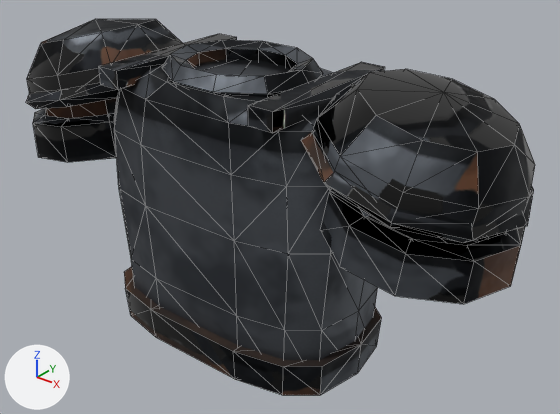
One commit to the FBX model modelos/catalogo/armaduras/armadura_hierro/armadura_hierro.fbx: the scene before it, then after it.
Rendered twice from a 50 mm camera at (0.037, -0.0417, 0.0268) aimed at (0.0022, 0.0018, -0.0002). Lighting does not change. The marker at lower left points along +X, +Y and +Z. The older version comes first. Mesh edges are drawn as thin lines. Where no turn or scale is listed for an object, it has been applied to the vertices.

In view in the first picture: 'armadura_hierro_hombrera_der', 'armadura_hierro_hombrera_izq', 'armadura_hierro_peto'.
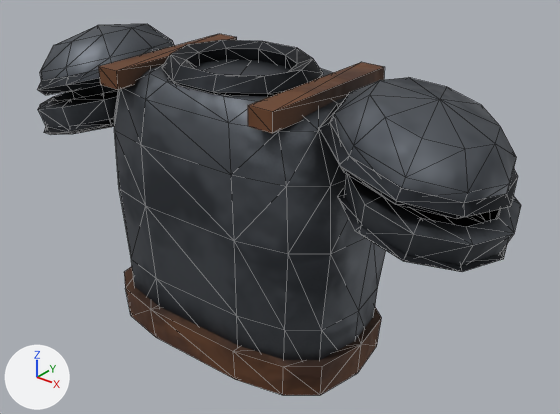
Where the change shows, as pixel boxes (x1, y1, x2, y2) in the pictures (560 x 414 px; the box of a moved part takes in the faces that stretch with it):
'armadura_hierro_hombrera_izq', reshaped (14% narrower, 17% shorter)
    before: (301, 69, 535, 304)
    after: (319, 78, 521, 272)
'armadura_hierro_hombrera_der', reshaped (12% narrower, 22% shorter)
    before: (26, 19, 183, 162)
    after: (37, 24, 175, 135)
part 1 of me_armadura_hierro_hombrera_der_001, moved or reshaped
    before: (26, 84, 119, 109)
    after: (37, 69, 100, 95)
part 2 of me_armadura_hierro_hombrera_der_001, rebuilt
    before: (33, 98, 117, 162)
    after: (44, 119, 114, 135)
part 3 of me_armadura_hierro_hombrera_der_001, rebuilt (13% narrower, 24% shorter)
    before: (27, 19, 183, 94)
    after: (40, 24, 175, 81)
part 4 of me_armadura_hierro_hombrera_der_001, added
    after: (38, 85, 118, 128)
part 5 of me_armadura_hierro_peto_001, surface changed
    both: (99, 34, 385, 395)
part 6 of me_armadura_hierro_hombrera_izq_001, moved or reshaped
    before: (301, 133, 534, 242)
    after: (319, 102, 518, 219)
part 7 of me_armadura_hierro_hombrera_izq_001, rebuilt (17% narrower, 25% shorter)
    before: (320, 191, 525, 304)
    after: (337, 188, 508, 272)
part 8 of me_armadura_hierro_hombrera_izq_001, rebuilt (16% narrower, 21% shorter)
    before: (312, 69, 535, 227)
    after: (330, 78, 517, 203)
part 9 of me_armadura_hierro_hombrera_izq_001, added
    after: (345, 174, 521, 265)

The change in detail:
me_armadura_hierro_hombrera_izq_001 is used by ob_armadura_hierro_hombrera_izq; location (0.015, 0.0, 0.0).
me_armadura_hierro_hombrera_izq_001 had 111 vertices, 214 faces and spanned x -0.0077..0.0077, y -0.0071..0.0071, z 0.0011..0.0128.
me_armadura_hierro_hombrera_izq_001 now has 141 vertices, 274 faces and spans x -0.0065..0.0069, y -0.0061..0.0061, z 0.0026..0.0125.
me_armadura_hierro_hombrera_izq_001 part 6: the loose piece of 40 vertices spanning x -0.0077..0.0077, y -0.0071..0.0071, z 0.005..0.0098 is scaled about its middle by (0.847, 0.855, 0.958), then moved by (0.0, 0.0, 0.0009).
me_armadura_hierro_hombrera_izq_001 part 7: the loose piece of 40 vertices spanning x -0.006..0.0074, y -0.0065..0.0065, z 0.0011..0.0061 is rebuilt with 30 vertices and now spans x -0.0049..0.0065, y -0.0057..0.0057, z 0.0026..0.0058.
me_armadura_hierro_hombrera_izq_001 part 8: the loose piece of 31 vertices spanning x -0.0072..0.0075, y -0.0067..0.0067, z 0.0054..0.0128 is rebuilt with 31 vertices and now spans x -0.006..0.0062, y -0.0056..0.0056, z 0.0065..0.0125.
me_armadura_hierro_hombrera_izq_001 part 9: a new loose piece of 40 vertices spanning x -0.0044..0.0069, y -0.0056..0.0056, z 0.0027..0.0076, in mat_armadura_hierro_mat.
me_armadura_hierro_peto_001 has 258 vertices, 476 faces and spans x -0.0116..0.0116, y -0.0067..0.0086, z -0.011..0.012.
me_armadura_hierro_peto_001 is used by ob_armadura_hierro_peto; location (0.0, 0.0, 0.0).
me_armadura_hierro_peto_001 part 5: 449 kept faces spanning x -0.0116..0.0115, y -0.0067..0.0086, z -0.011..0.012 get new texture (UV) coordinates.
me_armadura_hierro_hombrera_der_001 is used by ob_armadura_hierro_hombrera_der; location (-0.015, 0.0, 0.0).
me_armadura_hierro_hombrera_der_001 had 111 vertices, 214 faces and spanned x -0.0077..0.0077, y -0.0071..0.0071, z 0.0011..0.0128.
me_armadura_hierro_hombrera_der_001 now has 141 vertices, 274 faces and spans x -0.0069..0.0065, y -0.0061..0.0061, z 0.0026..0.0125.
me_armadura_hierro_hombrera_der_001 part 1: the loose piece of 40 vertices spanning x -0.0077..0.0077, y -0.0071..0.0071, z 0.005..0.0098 is scaled about its middle by (0.847, 0.855, 0.958), then moved by (0.0, 0.0, 0.0009).
me_armadura_hierro_hombrera_der_001 part 2: the loose piece of 40 vertices spanning x -0.0074..0.006, y -0.0065..0.0065, z 0.0011..0.0061 is rebuilt with 30 vertices and now spans x -0.0065..0.0049, y -0.0057..0.0057, z 0.0026..0.0058.
me_armadura_hierro_hombrera_der_001 part 3: the loose piece of 31 vertices spanning x -0.0075..0.0072, y -0.0067..0.0067, z 0.0054..0.0128 is rebuilt with 31 vertices and now spans x -0.0062..0.006, y -0.0056..0.0056, z 0.0065..0.0125.
me_armadura_hierro_hombrera_der_001 part 4: a new loose piece of 40 vertices spanning x -0.0069..0.0044, y -0.0056..0.0056, z 0.0027..0.0076, in mat_armadura_hierro_mat.
